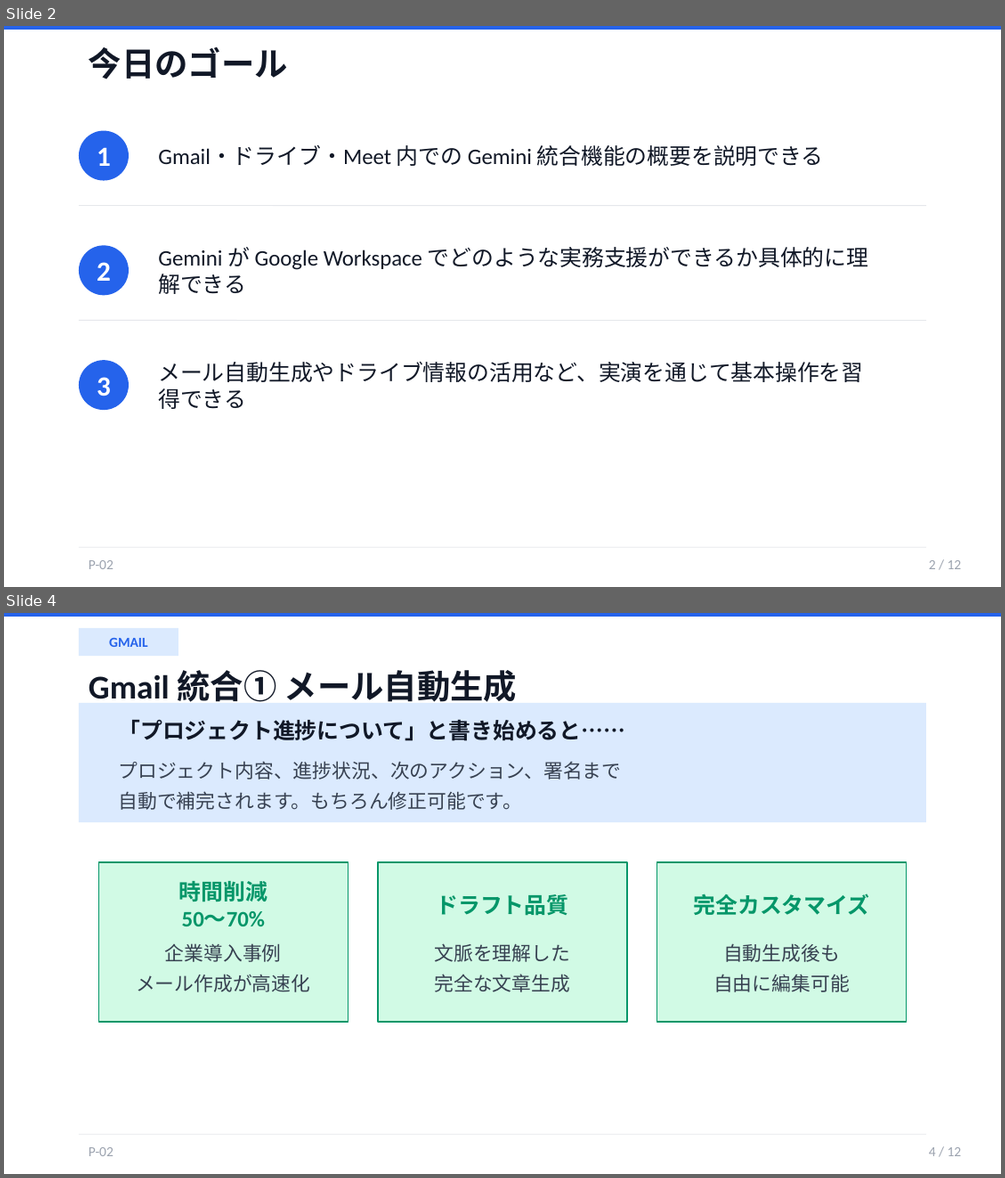
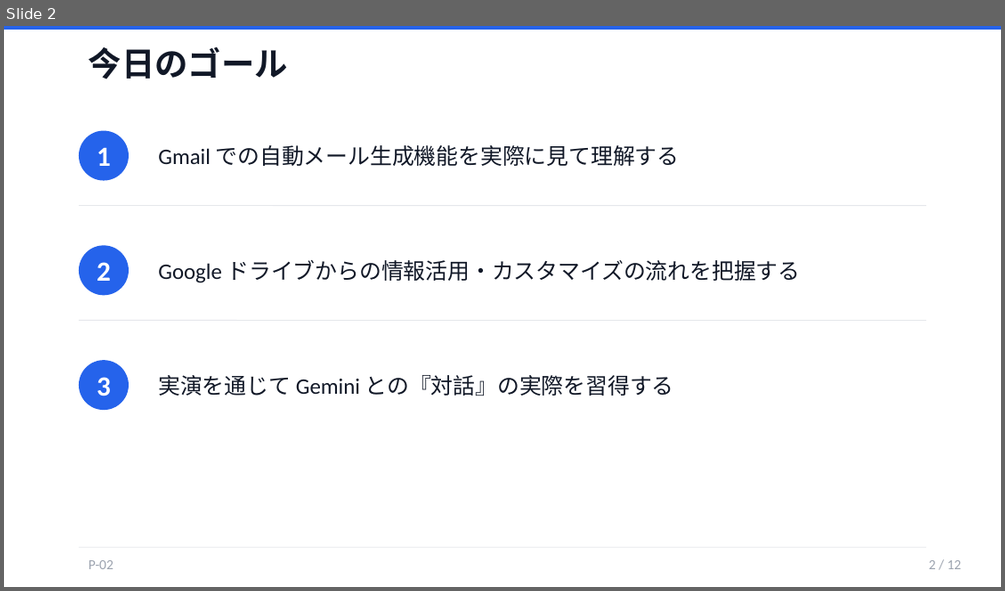
Before and after one commit to kurosaki-yuto/gorilla-knowledge, a slide deck: 黒崎/AI研修一覧/Gemini/P-02_Workspace_統合実演/スライド.pptx. Shown one above the other, each under a label of ours: slides 2 and 4 before the commit, slide 2 after it; the slides between them are not shown. The pictures are 1005x1178 and 1005x591 pixels, drawn with LibreOffice and Linux fonts; fonts in the diff are those of the drawing. Boxes give left, top, right and bottom in pixels: in the first picture for what was removed or moved away, otherwise in the second. Text is boxed around its words. In the diff, an @@ line names an element or a change of style, - is before the commit and + after.

```diff
--- a/黒崎/AI研修一覧/Gemini/P-02_Workspace_統合実演/スライド.pptx
+++ b/黒崎/AI研修一覧/Gemini/P-02_Workspace_統合実演/スライド.pptx
@@ slide 4 removed at box(4, 613, 1001, 1174), background #FFFFFF @@
@@ rectangle removed at box(4, 613, 1001, 617) @@
@@ rectangle removed at box(79, 628, 178, 656) @@
@@ text removed at box(109, 638, 147, 647) @@
-GMAIL
@@ text removed at box(89, 670, 517, 702) @@
-Gmail 統合① メール自動生成
@@ rectangle removed at box(79, 703, 926, 822) @@
@@ text removed at box(119, 719, 626, 741) @@
-「プロジェクト進捗について」と書き始めると……
@@ text removed at box(119, 761, 622, 810) @@
-プロジェクト内容、進捗状況、次のアクション、署名まで
-自動で補完されます。もちろん修正可能です。
@@ rectangle removed at box(98, 862, 348, 1022) @@
@@ rectangle removed at box(378, 862, 627, 1022) @@
@@ rectangle removed at box(657, 862, 906, 1022) @@
@@ text removed at box(179, 881, 267, 926) @@
-時間削減
-50～70%
@@ text removed at box(436, 894, 568, 916) @@
-ドラフト品質
@@ text removed at box(694, 893, 870, 915) @@
-完全カスタマイズ
@@ text removed at box(136, 943, 310, 992) @@
-企業導入事例
-メール作成が高速化
@@ text removed at box(435, 943, 571, 992) @@
-文脈を理解した
-完全な文章生成
@@ text removed at box(713, 943, 850, 992) @@
-自動生成後も
-自由に編集可能
@@ line removed from (79, 1134) to (926, 1134) @@
@@ text removed at box(89, 1147, 113, 1156) @@
-P-02
@@ text removed at box(929, 1147, 962, 1156) @@
-4 / 12
@@ slide 2 changed as well @@
@@ text at box(158, 145, 680, 166): text changed @@
-Gmail・ドライブ・Meet 内での Gemini 統合機能の概要を説明できる
+Gmail での自動メール生成機能を実際に見て理解する
@@ text at box(158, 260, 801, 283): text changed @@
-Gemini が Google Workspace でどのような実務支援ができるか具体的に理解できる
+Google ドライブからの情報活用・カスタマイズの流れを把握する
@@ text at box(158, 375, 674, 395): text changed @@
-メール自動生成やドライブ情報の活用など、実演を通じて基本操作を習得できる
+実演を通じて Gemini との『対話』の実際を習得する
```
Also in this commit, not shown: 3 other slides changed, 8 slides added, 7 other slides removed, 11 other files.
